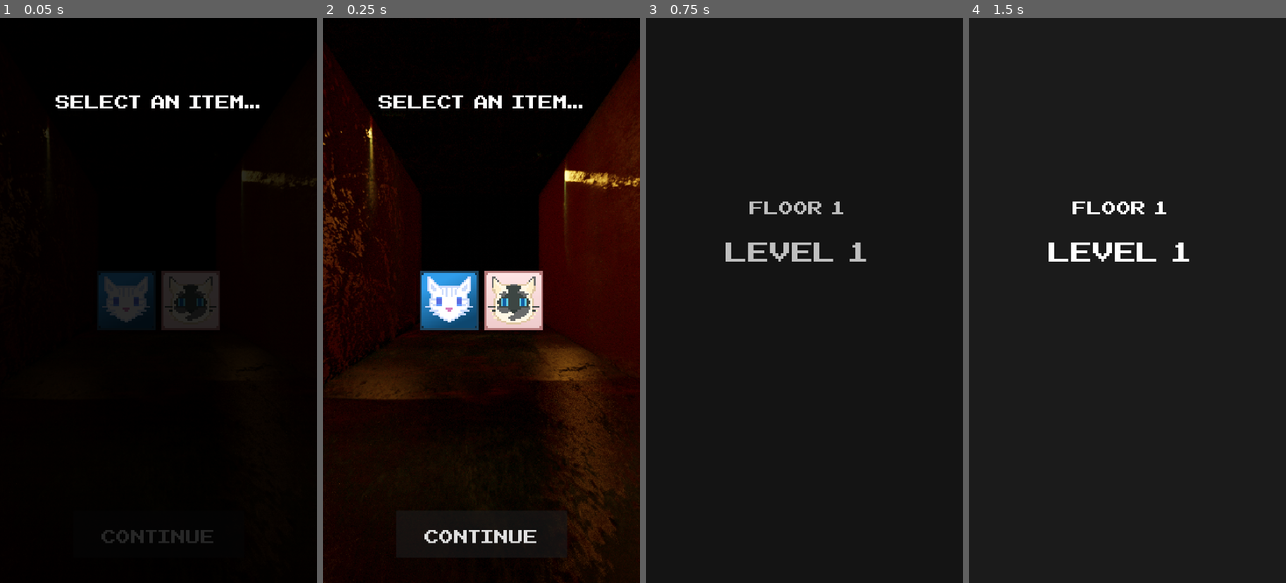
Above: before the commit, frames 1-4 (left to right).
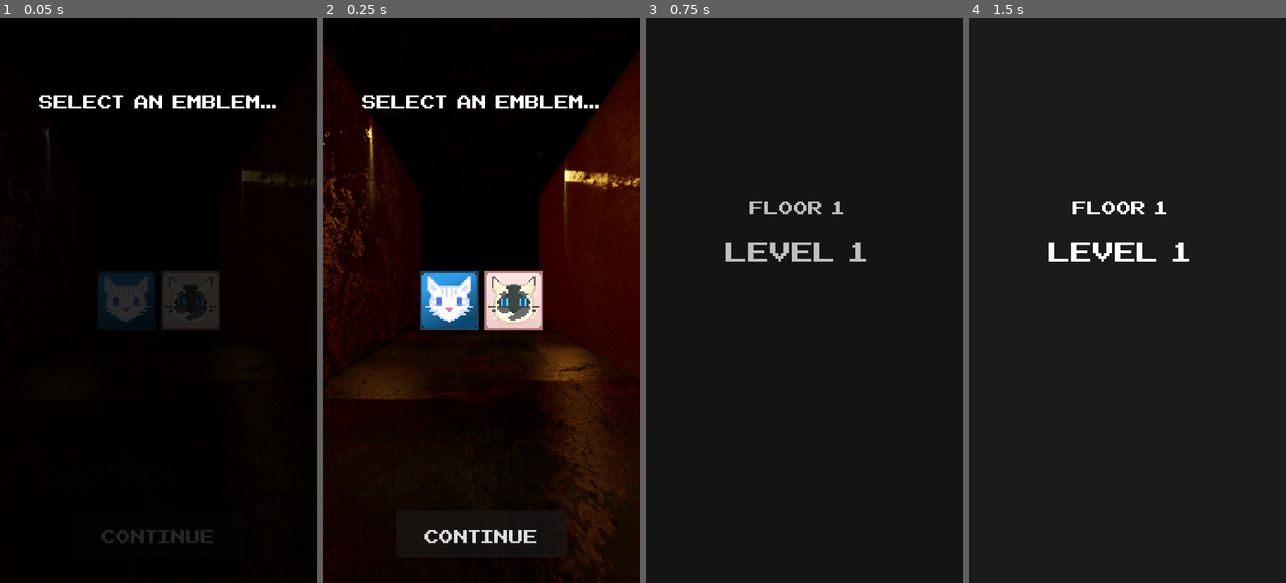
Above: after the commit, the same moments.

Repository: numberpup/phantom-passage
Game: Godot game, scene res://Scenes/UI/ShopScreen.tscn
The game is run twice, just before and just after one commit, with the same random seed, the same clock (stepped at 60 frames per second) and the same inputs. This scene is started directly instead of the project's main scene.
Inputs (mouse positions are in pixels of both pictures, inside the frame that each line leads up to):
- Up to frame 1 (0.05 s): no input
- Up to frame 2 (0.25 s): no input
- Up to frame 3 (0.75 s): click "CONTINUE" at 0.5 s
- Up to frame 4 (1.5 s): tap Enter at 1.25 s; move the mouse to (1197, 272) at 1.27 s; click (1197, 272) at 1.42 s

The runs differ from the first frame. In frame 1, 0.9% of the frame differs, in the area x 12-88%, y 13-16%; in frame 2, 0.9%; in frame 3, nothing differs; in frame 4, nothing differs.

Commit message:
Shop now shows descriptions.
Shop now shows descriptions. Populated all 5 floors with placeholder encounters for testing purposes.

Diff:
--- a/Scenes/UI/ShopScreen.tscn
+++ b/Scenes/UI/ShopScreen.tscn
@@ -80,6 +80,6 @@
 theme_override_fonts/normal_font = ExtResource("2_drn0p")
 theme_override_font_sizes/normal_font_size = 100
 bbcode_enabled = true
-text = "[center]Select an item..."
+text = "[center]Select an emblem..."
 
 [connection signal="pressed" from="StartButton" to="." method="_on_start_button_pressed"]
--- a/Scripts/DataProcessors/EncounterTable.gd
+++ b/Scripts/DataProcessors/EncounterTable.gd
@@ -1,148 +1,204 @@
 extends Node
 
-var enemy_damage_multipliers = [
+var floors = [
 	# empty
 	[],
 	# floor 1
 	[
 		# empty
 		[],
-		# encounter 1
-		1,
-		# encounter 2
-		2,
-		# encounter 3
-		3
-	],
-	# floor 2
-	[
-		# empty
-		[],
-		# encounter 1
-		4,
-		# encounter 2
-		5,
-		# encounter 3
-		6
-	],
-	# floor 3
-	[
-		# empty
-		[],
-		# encounter 1
-		7,
-		# encounter 2
-		8,
-		# encounter 3
-		9
-	],
-	# floor 4
-	[
-		# empty
-		[],
-		# encounter 1
-		10,
-		# encounter 2
-		11,
-		# encounter 3
-		12
-	],
-	# floor 5
-	[
-		# empty
-		[],
-		# encounter 1
-		13,
-		# encounter 2
-		14,
-		# encounter 3
-		15
-	]
+		# level 1
+		[
+			# empty encounter
+			"",
+			# encounter 1
+			"nice_torso",
+			# encounter 2
+			"suspicious_balloon",
+			# encounter 3
+			"red_guy",
+		],
+		# level 2,
+		[
+			# empty encounter
+			"",
+			# encounter 1
+			"suspicious_balloon",
+			# encounter 2
+			"red_guy",
+			# encounter 3
+			"funky_beetle"
+		],
+		# level 3,
+		[
+			# empty encounter
+			"",
+			# encounter 1
+			"suspicious_balloon",
+			# encounter 2
+			"red_guy",
+			# encounter 3
+			"funky_beetle"
+		],
+		#etc
+	],
+	#floor 2,
+	[
+		# empty
+		[],
+		# level 1
+		[
+			# empty encounter
+			"",
+			# encounter 1
+			"nice_torso",
+			# encounter 2
+			"suspicious_balloon",
+			# encounter 3
+			"red_guy",
+		],
+		# level 2,
+		[
+			# empty encounter
+			"",
+			# encounter 1
+			"suspicious_balloon",
+			# encounter 2
+			"red_guy",
+			# encounter 3
+			"funky_beetle"
+		],
+		# level 3,
+		[
+			# empty encounter
+			"",
+			# encounter 1
+			"suspicious_balloon",
+			# encounter 2
+			"red_guy",
+			# encounter 3
+			"funky_beetle"
+		],
+		#etc
+	],
+	#floor 3,
+	[
+		# empty
+		[],
+		# level 1
+		[
+			# empty encounter
+			"",
+			# encounter 1
+			"nice_torso",
+			# encounter 2
+			"suspicious_balloon",
+			# encounter 3
+			"red_guy",
+		],
+		# level 2,
+		[
+			# empty encounter
+			"",
+			# encounter 1
+			"suspicious_balloon",
+			# encounter 2
+			"red_guy",
+			# encounter 3
+			"funky_beetle"
+		],
+		# level 3,
+		[
+			# empty encounter
+			"",
+			# encounter 1
+			"suspicious_balloon",
+			# encounter 2
+			"red_guy",
+			# encounter 3
+			"funky_beetle"
+		],
+		#etc
+	],
+	#floor 4,
+	[
+		# empty
+		[],
+		# level 1
+		[
+			# empty encounter
+			"",
+			# encounter 1
+			"nice_torso",
+			# encounter 2
+			"suspicious_balloon",
+			# encounter 3
+			"red_guy",
+		],
+		# level 2,
+		[
+			# empty encounter
+			"",
+			# encounter 1
+			"suspicious_balloon",
+			# encounter 2
+			"red_guy",
+			# encounter 3
+			"funky_beetle"
+		],
+		# level 3,
+		[
+			# empty encounter
+			"",
+			# encounter 1
+			"suspicious_balloon",
+			# encounter 2
+			"red_guy",
+			# encounter 3
+			"funky_beetle"
+		],
+		#etc
+	],
+	#floor 5,
+	[
+		# empty
+		[],
+		# level 1
+		[
+			# empty encounter
+			"",
+			# encounter 1
+			"nice_torso",
+			# encounter 2
+			"suspicious_balloon",
+			# encounter 3
+			"red_guy",
+		],
+		# level 2,
+		[
+			# empty encounter
+			"",
+			# encounter 1
+			"suspicious_balloon",
+			# encounter 2
+			"red_guy",
+			# encounter 3
+			"funky_beetle"
+		],
+		# level 3,
+		[
+			# empty encounter
+			"",
+			# encounter 1
+			"suspicious_balloon",
+			# encounter 2
+			"red_guy",
+			# encounter 3
+			"funky_beetle"
+		],
+		#etc
+	],
 ]
-
-var floors = [
-	# empty
-	[],
-		# floor 1
-	[
-		# empty
-		[],
-		# level 1
-		[
-			# empty encounter
-			"",
-			# encounter 1
-			"nice_torso",
-			# encounter 2
-			"suspicious_balloon",
-			# encounter 3
-			"red_guy",
-		],
-		# level 2,
-		[
-			# empty encounter
-			"",
-			# encounter 1
-			"suspicious_balloon",
-			# encounter 2
-			"red_guy",
-			# encounter 3
-			"funky_beetle"
-		],
-		# level 3,
-		[
-			# empty encounter
-			"",
-			# encounter 1
-			"suspicious_balloon",
-			# encounter 2
-			"red_guy",
-			# encounter 3
-			"funky_beetle"
-		],
-		#etc
-	],
-	#floor 2,
-		[
-		# empty
-		[],
-		# level 1
-		[
-			# empty encounter
-			"",
-			# encounter 1
-			"nice_torso",
-			# encounter 2
-			"suspicious_balloon",
-			# encounter 3
-			"red_guy",
-		],
-		# level 2,
-		[
-			# empty encounter
-			"",
-			# encounter 1
-			"suspicious_balloon",
-			# encounter 2
-			"red_guy",
-			# encounter 3
-			"funky_beetle"
-		],
-		# level 3,
-		[
-			# empty encounter
-			"",
-			# encounter 1
-			"suspicious_balloon",
-			# encounter 2
-			"red_guy",
-			# encounter 3
-			"funky_beetle"
-		],
-		#etc
-	],
-	#etc
-	]
 
 # Called when the node enters the scene tree for the first time.
 func _ready() -> void:
--- a/Scripts/Enemies/EnemyShell.gd
+++ b/Scripts/Enemies/EnemyShell.gd
@@ -31,7 +31,7 @@
 # DO THIS BEFORE CALLING add_child
 # THEREFORE THE DATA WILL BE THERE BEFORE _ready IS CALLED
 
-var enemy_floor_multipliers = [1, 1, 2, 4, 10, 20]
+var enemy_floor_multipliers = [1, 1, 10, 20, 500, 100]
 
 func _setup(enemy: String, enemy_type: String) -> void:
 	InfoTable = preload("res://Scripts/DataProcessors/InfoTable.gd").new()
--- a/Scripts/UI/shop_screen.gd
+++ b/Scripts/UI/shop_screen.gd
@@ -64,6 +64,8 @@
 func selection_changed(id: int) -> void:
 	# Logic for when the selection changes
 	print("Selection changed to:", id)
+	var emblem_name = emblems[current_selection_id]
+	$"Description box".text = "[center]"+ str(info_table.emblems[emblem_name]["description"])
 
 
 func _on_start_button_pressed() -> void:
Not shown, added: Builds/Phantom Passage v0.8.1.apk
Not shown, added: Builds/Phantom Passage v0.8.1.apk.idsig
Not shown, added: Builds/Phantom Passage v0.8.apk
Not shown, added: Builds/Phantom Passage v0.8.apk.idsig
